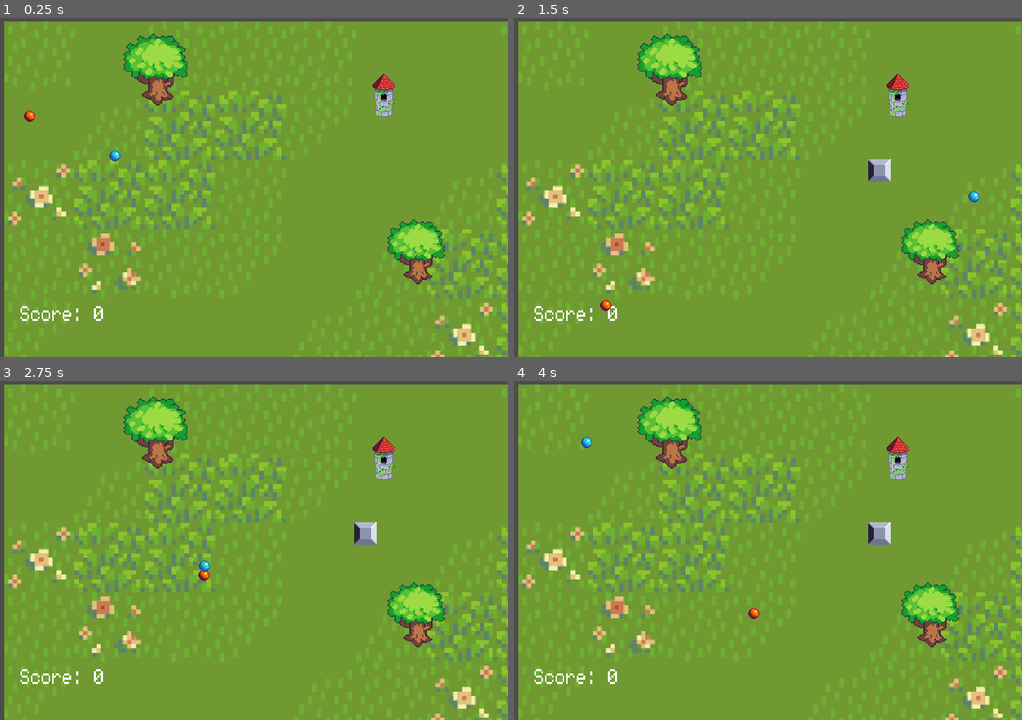
Above: before the commit, frames 1-4 (two rows, left to right).
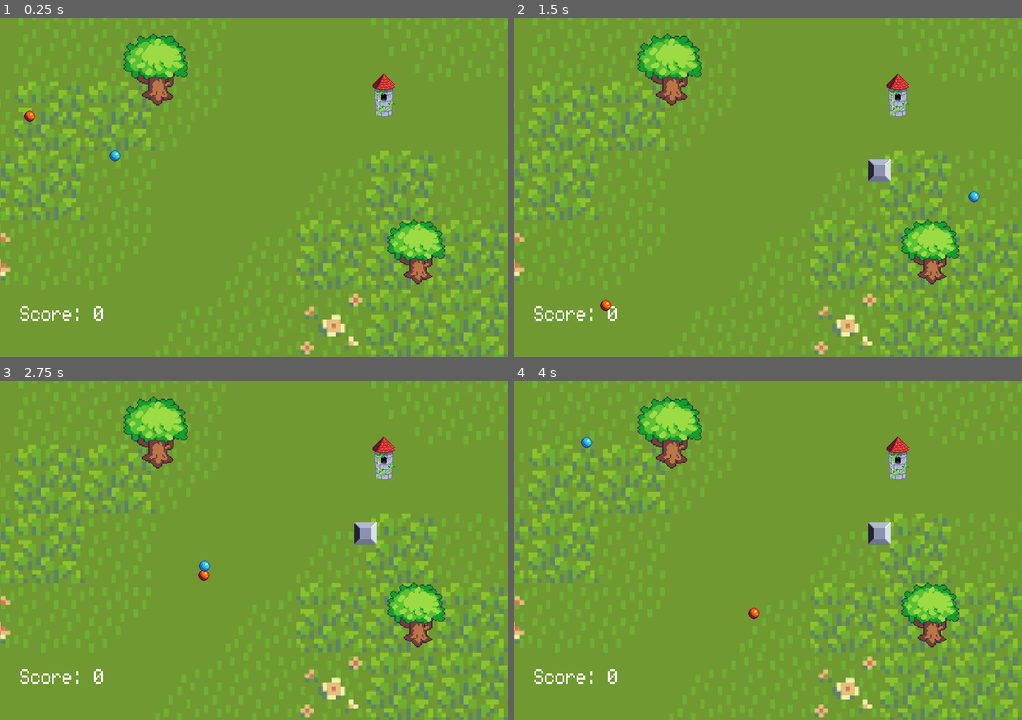
Above: after the commit, the same moments.

Repository: ShrimpCatDev/blockly
Game: Godot game, scene res://scenes/main.tscn
Same seed, same stepped clock (60 frames per second), same inputs: the game is played once before the commit and once after it.
Inputs (mouse positions are in pixels of both pictures, inside the frame that each line leads up to):
- Up to frame 1 (0.25 s): no input
- Up to frame 2 (1.5 s): tap Enter at 0.5 s; move the mouse to (879, 170) at 0.52 s; hold Right 0.53-1.28 s; tap Alt at 0.6 s; click (879, 170) at 0.67 s; move the mouse to (666, 204) at 1.27 s; hold Down from 1.28 s (still down); tap Shift at 1.35 s
- Up to frame 3 (2.75 s): move the mouse to (304, 475) at 2.02 s; release Down at 2.03 s; hold Right from 2.03 s (still down); tap Alt at 2.1 s
- Up to frame 4 (4 s): move the mouse to (742, 618) at 2.77 s; release Right at 2.78 s; hold Up 2.78-3.53 s; tap Shift at 2.85 s; click (742, 618) at 2.92 s; move the mouse to (920, 601) at 3.52 s; hold Left from 3.53 s (still down); tap Alt at 3.6 s

The runs differ from the first frame. In frame 1, 16% of the frame differs, in the area x 0-100%, y 0-100%; in frame 2, 16%; in frame 3, 16%; in frame 4, 16%.

Commit message:
DIE OF DOOM DEATH MUAHAHAHAHAHAHAHAAA

Diff:
--- a/scenes/ball.gd
+++ b/scenes/ball.gd
@@ -39,3 +39,4 @@
 	if area.is_in_group("Tower") and not area.get_node("DeadTower").visible:
 		area.get_node("AliveTower").visible = false
 		area.get_node("DeadTower").visible = true
+		get_tree().quit()
--- /dev/null
+++ b/scenes/ball.tscn
@@ -0,0 +1,34 @@
+[gd_scene format=3 uid="uid://d3qh7qpy0e47s"]
+
+[ext_resource type="Script" path="res://scenes/ball_body.gd" id="1_cxlvu"]
+[ext_resource type="Texture2D" uid="uid://dl3nlidek2sk5" path="res://assets/ball.png" id="2_f7cbr"]
+
+[sub_resource type="PhysicsMaterial" id="PhysicsMaterial_7s4qf"]
+friction = 0.0
+bounce = 1.0
+
+[sub_resource type="CircleShape2D" id="CircleShape2D_syqwv"]
+radius = 7.0
+
+[node name="Ball" type="Node2D" unique_id=176090509]
+
+[node name="BallBody" type="RigidBody2D" parent="." unique_id=1581304351 groups=["Ball"]]
+physics_material_override = SubResource("PhysicsMaterial_7s4qf")
+gravity_scale = 0.0
+linear_damp_mode = 1
+angular_damp_mode = 1
+script = ExtResource("1_cxlvu")
+
+[node name="Hurtbox" type="CollisionShape2D" parent="BallBody" unique_id=657790750]
+shape = SubResource("CircleShape2D_syqwv")
+
+[node name="Metal ball" type="Sprite2D" parent="BallBody" unique_id=1518209356]
+texture = ExtResource("2_f7cbr")
+
+[node name="BallArea" type="Area2D" parent="BallBody" unique_id=61281799 groups=["Ball"]]
+
+[node name="Hurtbox" type="CollisionShape2D" parent="BallBody/BallArea" unique_id=2088554133]
+shape = SubResource("CircleShape2D_syqwv")
+debug_color = Color(0.83513576, 0.0013008779, 0.9353263, 0.41960785)
+
+[connection signal="body_entered" from="BallBody" to="BallBody" method="_on_body_entered"]
--- a/scenes/main.tscn
+++ b/scenes/main.tscn
@@ -26,7 +26,7 @@
 brick_scene = ExtResource("3_sugp2")
 
 [node name="Background" type="Sprite2D" parent="." unique_id=1099002743]
-position = Vector2(555, 250)
+position = Vector2(370, 237)
 scale = Vector2(1.66, 1.623)
 texture = ExtResource("3_tbgi4")
 
